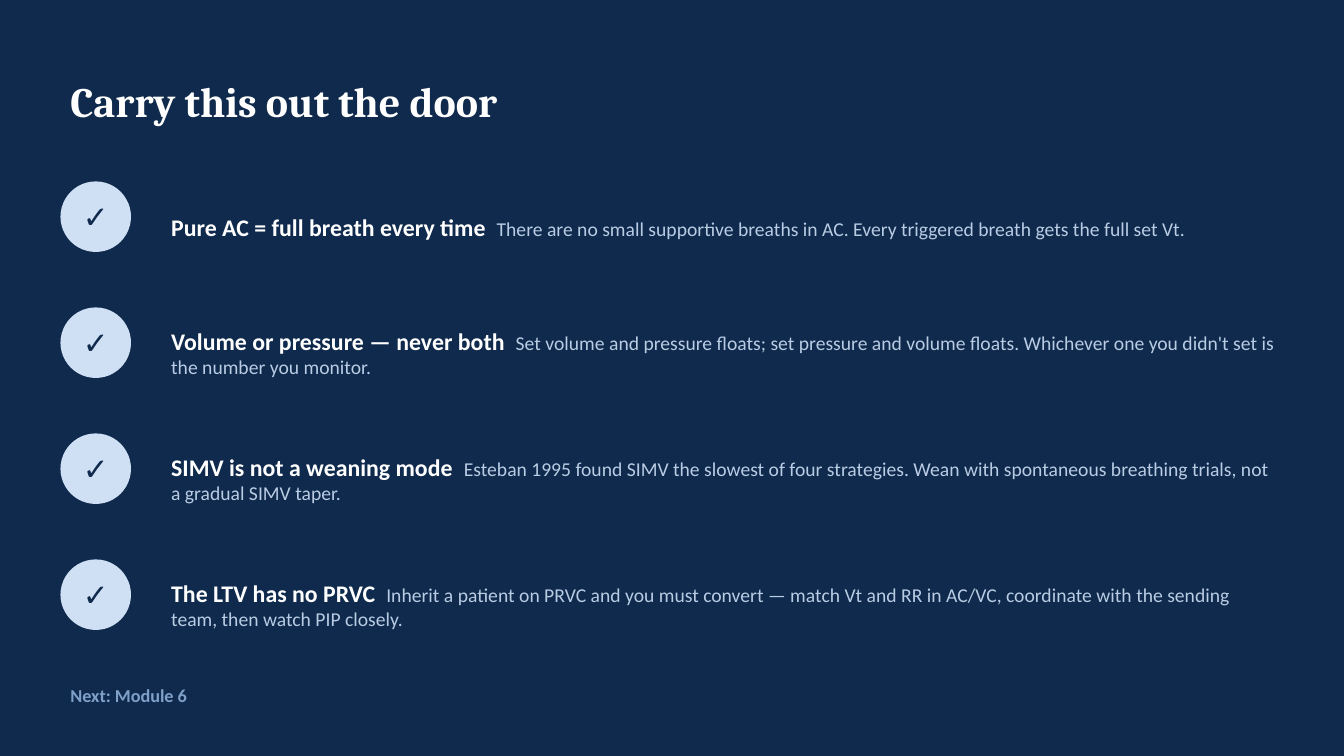
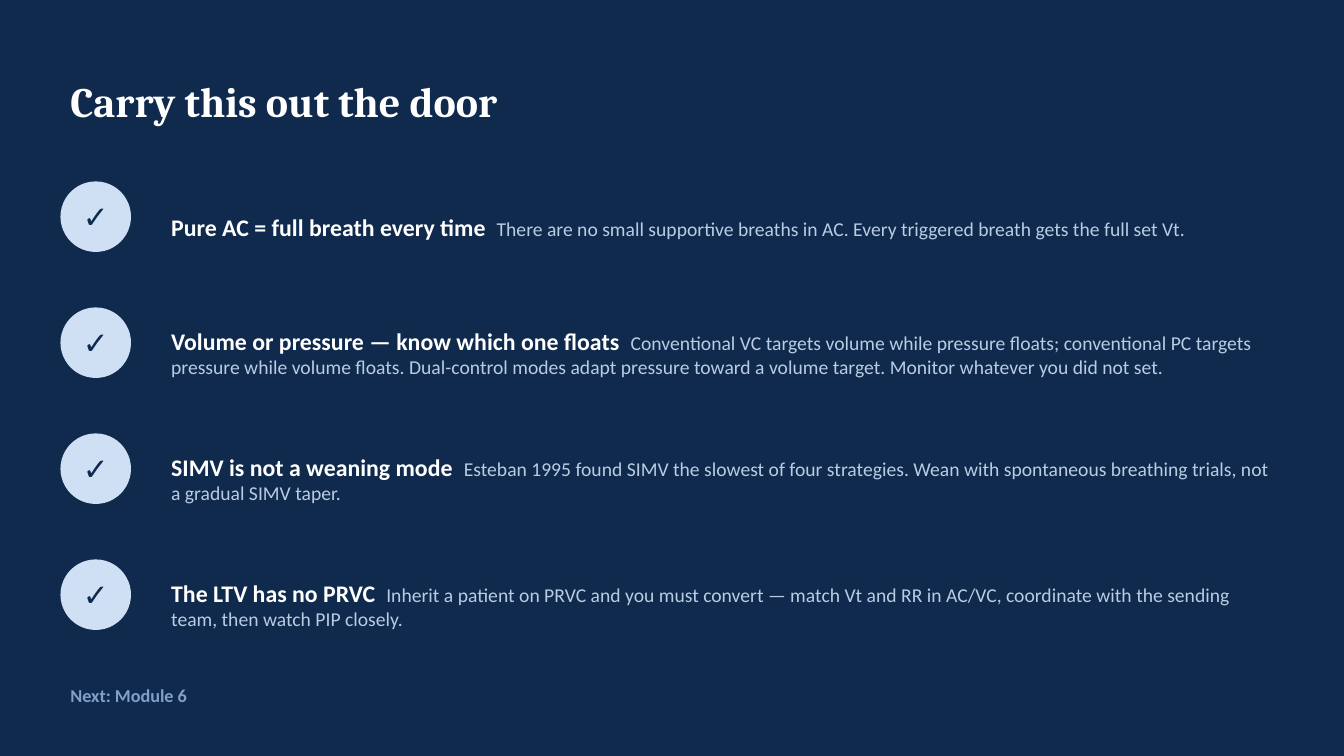
Before and after one commit to amr-kc-protocols/CES, a slide deck: slide 70 of public/decks/ventilator-academy-full-course.pptx. Drawn at 1344x756 pixels with LibreOffice and Linux fonts; fonts in the diff are those of the drawing. Boxes give left, top, right and bottom in pixels: in the first picture for what was removed or moved away, otherwise in the second. Text is boxed around its words. In the diff, an @@ line names an element or a change of style, - is before the commit and + after.

```diff
--- a/public/decks/ventilator-academy-full-course.pptx
+++ b/public/decks/ventilator-academy-full-course.pptx
@@ text at [171,333,1251,378]: text changed @@
-Volume or pressure — never both Set volume and pressure floats; set pressure and volume floats. Whichever one you didn't set is the number you monitor.
+Volume or pressure — know which one floats Conventional VC targets volume while pressure floats; conventional PC targets pressure while volume floats. Dual-control modes adapt pressure toward a volume target. Monitor whatever you did not set.
```
Also in this commit, not shown: 27 other slides changed, 2 slides added.
